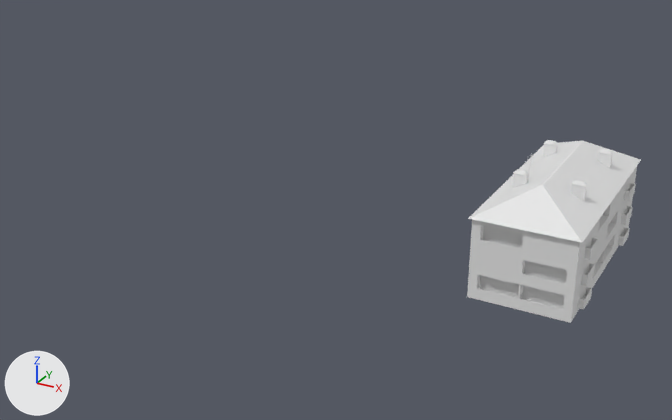
The OBJ model TerrenoSkyBillModGC2 - 2/TerrenoSkyBillModGC2/v1dx11rr/Assets/Modelos/Edificio/Edificio.obj, before and after one commit.
Before and after are seen from a camera (50 mm lens) standing at (11.1, -44.0, 22.0) and looking at (-11.2, -3.3, 1.7). Every picture has the same lights, and +X, +Y and +Z are marked at lower left. Materials are left out; every surface is plain grey. Where no turn or scale is listed for an object, it has been applied to the vertices.

Names of what the first picture shows: 'Edificio'.
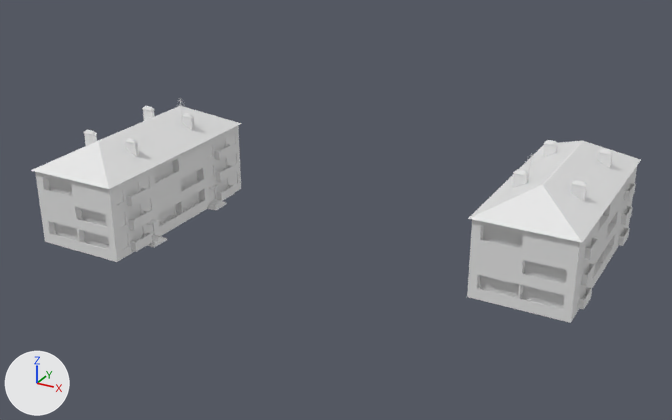
The newer file is also rescaled (x1.048), turned or shifted as a whole; pictures and numbers use the older file's frame.

Location of each change, (x1, y1, x2, y2) in pixels of the pictures (672 x 420 px):
'Edificio', reshaped (249% wider, 21% taller): before (467, 140, 641, 323); after (31, 101, 641, 323)
part 1 of me_edificio, added: after (35, 126, 241, 259)
part 2 of me_edificio, added: after (31, 106, 242, 189)
part 3 of me_edificio, added: after (125, 142, 139, 157)
part 4 of me_edificio, added: after (182, 116, 194, 131)
part 5 of me_edificio, added: after (84, 133, 97, 146)
part 6 of me_edificio, added: after (143, 109, 155, 121)
part 7 of me_edificio, added: after (84, 130, 97, 135)
part 8 of me_edificio, added: after (125, 138, 138, 144)
part 9 of me_edificio, added: after (215, 165, 233, 182)
part 10 of me_edificio, added: after (214, 144, 232, 160)
part 11 of me_edificio, added: after (217, 185, 234, 201)
part 12 of me_edificio, added: after (126, 187, 148, 206)
part 13 of me_edificio, added: after (128, 211, 150, 230)
part 14 of me_edificio, added: after (130, 232, 152, 252)
part 15 of me_edificio, added: after (45, 185, 241, 262)

The edits, one by one:
me_edificio is used by ob_edificio; location (0.0, 0.0, 0.0).
me_edificio had 780 vertices, 1404 faces and spanned x -3.18..2.84, y -5.98..5.98, z -0.19..6.43.
me_edificio now has 1560 vertices, 2808 faces and spans x -25.5..2.84, y -11.32..5.98, z -0.19..6.43.
me_edificio part 1: the loose piece of 376 vertices spanning x -2.56..2.56, y -5.8..5.8, z 0.0..4.1 is copied, and the copy is turned -180 degrees about the z axis through its middle, then moved by (-22.66, -5.34, 0.0); it spans x -25.22..-20.1, y -11.14..0.46, z 0.0..4.1.
me_edificio part 2: the loose piece of 20 vertices spanning x -2.71..2.71, y -5.98..5.98, z 4.05..5.41 is copied, and the copy is turned -180 degrees about the z axis through its middle, then moved by (-22.66, -5.34, 0.0); it spans x -25.37..-19.95, y -11.32..0.64, z 4.05..5.41.
me_edificio part 3: a new loose piece, a box spanning x -21.56..-20.88, y -8.04..-7.83, z 4.49..5.34.
me_edificio part 4: a new loose piece, a box spanning x -21.56..-20.88, y -3.07..-2.86, z 4.49..5.34.
me_edificio part 5: a new loose piece, a box spanning x -24.45..-23.77, y -8.04..-7.83, z 4.49..5.34.
me_edificio part 6: a new loose piece, a box spanning x -24.45..-23.77, y -3.07..-2.86, z 4.49..5.34.
me_edificio part 7: the loose piece of 8 vertices spanning x -1.81..-1.07, y -2.51..-2.24, z 5.32..5.48 is copied, and the copy is turned -180 degrees about the z axis through its middle, then moved by (-22.67, -5.56, 0.0); it spans x -24.48..-23.74, y -8.08..-7.8, z 5.32..5.48.
me_edificio part 8: the loose piece of 8 vertices spanning x -1.81..-1.07, y -2.51..-2.24, z 5.32..5.48 is copied, and the copy is turned -180 degrees about the z axis through its middle, then moved by (-19.78, -5.56, 0.0); it spans x -21.59..-20.85, y -8.08..-7.8, z 5.32..5.48.
me_edificio part 9: the loose piece of 16 vertices spanning x -2.92..-2.55, y -4.53..-3.22, z 0.0..0.53 is copied, and the copy is scaled about its middle by (-1, -1, 1.08), then moved by (-17.19, 2.4, 1.27); it spans x -20.11..-19.74, y -2.12..-0.81, z 1.25..1.82.
me_edificio part 10: the loose piece of 16 vertices spanning x 2.47..2.84, y -4.63..-3.32, z 2.64..3.17 is copied, and the copy is moved by (-22.58, 2.51, 0.0); it spans x -20.11..-19.74, y -2.12..-0.81, z 2.64..3.17.
me_edificio part 11: the loose piece of 16 vertices spanning x 2.47..2.84, y -4.63..-3.32, z 0.0..0.53 is copied, and the copy is moved by (-22.58, 2.51, 0.0); it spans x -20.11..-19.74, y -2.12..-0.81, z 0.0..0.53.
me_edificio part 12: the loose piece of 16 vertices spanning x 2.47..2.84, y -4.63..-3.32, z 2.64..3.17 is copied, and the copy is moved by (-22.58, -5.35, 0.0); it spans x -20.11..-19.74, y -9.98..-8.67, z 2.64..3.17.
me_edificio part 13: the loose piece of 16 vertices spanning x 2.47..2.84, y -4.63..-3.32, z 1.25..1.82 is copied, and the copy is moved by (-22.58, -5.35, 0.0); it spans x -20.11..-19.74, y -9.98..-8.67, z 1.25..1.82.
me_edificio part 14: the loose piece of 16 vertices spanning x 2.47..2.84, y -4.63..-3.32, z 0.0..0.53 is copied, and the copy is moved by (-22.58, -5.35, 0.0); it spans x -20.11..-19.74, y -9.98..-8.67, z 0.0..0.53.
me_edificio part 15: 64 vertices added at x -25.23..-19.48, y -11.14..0.46, z -0.19..1.03.
